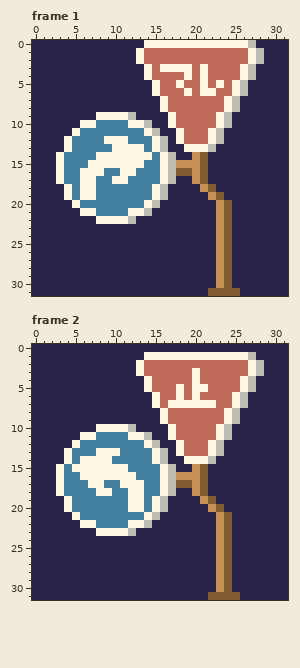
Pixel-art file: docs/img/yajirushiman.ase. This is how it looked before the edit.
32x32 pixels, 2 frames. Shown: frame 1, frame 2.
Once edited:
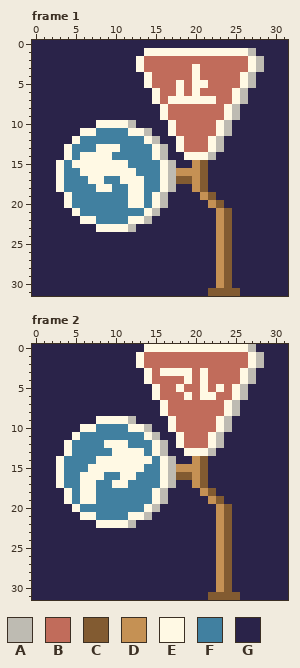
Palette (. is transparent): A #bebbb2  B #c16c5b  C #825b31  D #c59154  E #fff9e4  F #4180a0  G #2a2349
Change:
Frame 1, layer "Layer 1":
y 0: x 14..27 EEEEEEEEEEEEEA -> GGGGGGGGGGGGGG
y 1: x 13..28 EBBBBBBBBBBBBBEA -> GEEEEEEEEEEEEEAG
y 3: x 13..14 GE -> EB; x 16..21 EEEEBE -> BBBBEB; x 26..28 EAG -> BEA
y 4: x 19..21 EBE -> BEB
y 5: x 14..15 GE -> EB; x 20 B -> E; x 23 E -> B; x 25..27 EAG -> BEA
y 6: x 18..22 BEBEE -> EBEBB
y 7: x 15..22 GEBBBBBB -> EBEEEEEE; x 24..26 EAG -> BEA
y 9: x 8..12 EEEEA -> GGGGG; x 16..17 GE -> EB; x 23..25 EAG -> BEA
y 10: x 6..14 EEFFFFEEA -> GGEEEEAGG
y 11: x 5..7 EFF -> GEE; x 12..15 FFEA -> EEAG; x 17..18 GE -> EB; x 22..24 EAG -> BEA
y 12: x 4..5 EF -> GE; x 9..11 EEE -> FFF; x 14..16 FEA -> EAG
y 13: x 8..9 FF -> EE; x 11..13 EEE -> FFF; x 18..23 GEEEAG -> EBBBEA
y 14: x 3..4 EF -> GE; x 6..7 FF -> EE; x 10..17 EEEEEFEA -> FFFFFEAG; x 19..22 GDCG -> EEEA
y 15: x 5..6 FF -> EE; x 12..13 EE -> FF; x 18..19 DD -> GG
y 16: x 9..10 FF -> EE; x 18..19 CC -> DD
y 17: x 6 E -> F; x 8 F -> E; x 10 E -> F; x 12..13 FF -> EE; x 18..19 GG -> CC
y 18: x 3..4 GE -> EF; x 6..9 EEFF -> FFEE; x 12..13 FF -> EE; x 15..17 EAG -> FEA; x 20..22 GDC -> DCG
y 19: x 6..7 EE -> FF; x 12..13 FF -> EE; x 21..23 GDC -> DCG
y 20: x 4..5 GE -> EF; x 12..16 FFEAG -> EEFEA; x 22..24 GDC -> DCG
y 21: x 5..7 GEE -> EFF; x 12..15 EEAG -> FFEA
y 22: x 6..14 GGEEEEAGG -> EEFFFFEEA
y 23: x 8..12 GGGGG -> EEEEA
Frame 2, layer "Layer 1":
y 0: x 14..27 GGGGGGGGGGGGGG -> EEEEEEEEEEEEEA
y 1: x 13..28 GEEEEEEEEEEEEEAG -> EBBBBBBBBBBBBBEA
y 3: x 13..14 EB -> GE; x 16..21 BBBBEB -> EEEEBE; x 26..28 BEA -> EAG
y 4: x 19..21 BEB -> EBE
y 5: x 14..15 EB -> GE; x 20 E -> B; x 23 B -> E; x 25..27 BEA -> EAG
y 6: x 18..22 EBEBB -> BEBEE
y 7: x 15..22 EBEEEEEE -> GEBBBBBB; x 24..26 BEA -> EAG
y 9: x 8..12 GGGGG -> EEEEA; x 16..17 EB -> GE; x 23..25 BEA -> EAG
y 10: x 6..14 GGEEEEAGG -> EEFFFFEEA
y 11: x 5..7 GEE -> EFF; x 12..15 EEAG -> FFEA; x 17..18 EB -> GE; x 22..24 BEA -> EAG
y 12: x 4..5 GE -> EF; x 9..11 FFF -> EEE; x 14..16 EAG -> FEA
y 13: x 8..9 EE -> FF; x 11..13 FFF -> EEE; x 18..23 EBBBEA -> GEEEAG
y 14: x 3..4 GE -> EF; x 6..7 EE -> FF; x 10..17 FFFFFEAG -> EEEEEFEA; x 19..22 EEEA -> GDCG
y 15: x 5..6 EE -> FF; x 12..13 FF -> EE; x 18..19 GG -> DD
y 16: x 9..10 EE -> FF; x 18..19 DD -> CC
y 17: x 6 F -> E; x 8 E -> F; x 10 F -> E; x 12..13 EE -> FF; x 18..19 CC -> GG
y 18: x 3..4 EF -> GE; x 6..9 FFEE -> EEFF; x 12..13 EE -> FF; x 15..17 FEA -> EAG; x 20..22 DCG -> GDC
y 19: x 6..7 FF -> EE; x 12..13 EE -> FF; x 21..23 DCG -> GDC
y 20: x 4..5 EF -> GE; x 12..16 EEFEA -> FFEAG; x 22..24 DCG -> GDC
y 21: x 5..7 EFF -> GEE; x 12..15 FFEA -> EEAG
y 22: x 6..14 EEFFFFEEA -> GGEEEEAGG
y 23: x 8..12 EEEEA -> GGGGG
Where, in picture pixels (left, top, right, bottom), the same in both pictures:
changed: (56, 40, 264, 232)
changed: (56, 344, 264, 536)
